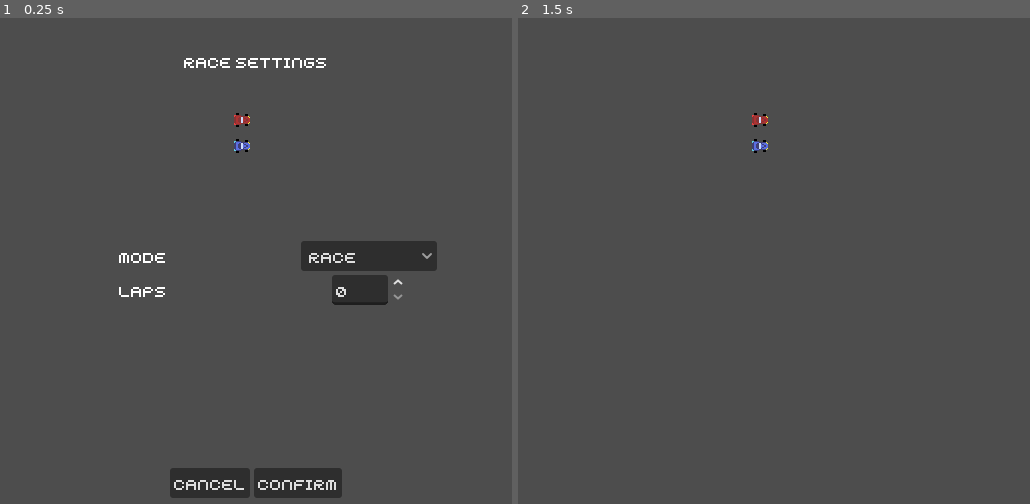
Above: before the commit, frames 1-2 (left to right).
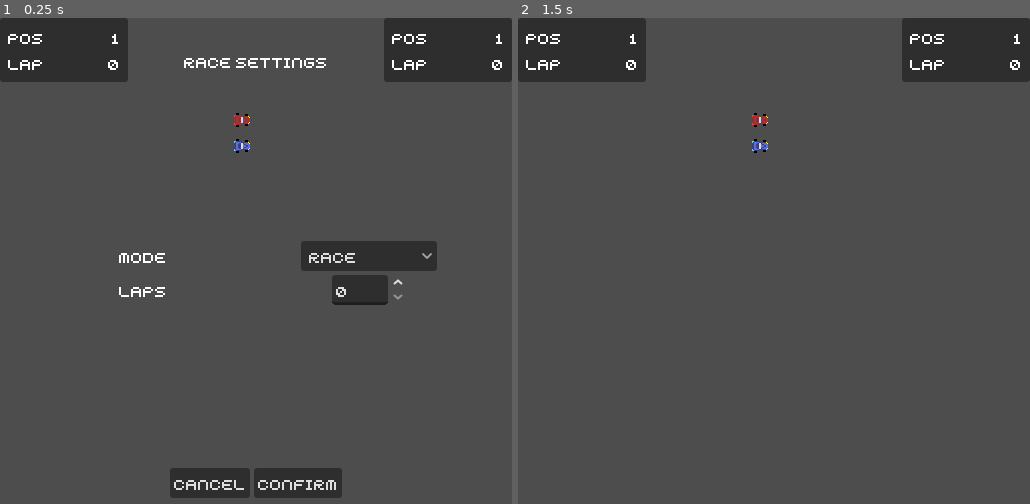
Above: after the commit, the same moments.

Repository: Alexander-Jordan/indy-500-godot
Game: Godot game, scene res://stages/main.tscn
The game is run twice, just before and just after one commit, with the same random seed, the same clock (stepped at 60 frames per second) and the same inputs.
Inputs:
- Up to frame 1 (0.25 s): no input
- Up to frame 2 (1.5 s): click "CONFIRM" at 0.5 s; tap Enter at 1.25 s

The runs differ from the first frame. In frame 1, 6.6% of the frame differs, in the area x 0-100%, y 0-14%; in frame 2, 6.6%.

Commit message:
Create the UI for race and time trial, and make it work as a first draft

Diff:
--- a/entities/car/car.gd
+++ b/entities/car/car.gd
@@ -60,7 +60,7 @@
 	race_tracker.laps.best_changed.connect(func(best: Lap): print('[%s] Best: ' % [player], best))
 	race_tracker.laps.finished.connect(func(laps: Laps): print('[%s] Finished!\n' % player, laps))
 	race_tracker.laps.lap_ended.connect(func(lap: Lap, lap_count: int): print('[%s] L%s: ' % [player, str(lap_count)], lap))
-	race_tracker.laps.lap_started.connect(func(lap: int): print('[%s] L%s started' % [player, str(lap)]))
+	race_tracker.laps.lap_started.connect(func(_lap: Lap, number: int): print('[%s] L%s started' % [player, str(number)]))
 	race_tracker.laps.optimal_changed.connect(func(optimal: Lap): print('[%s] Optimal:' % [player], optimal))
 
 func calculate_steering(delta: float) -> void:
--- a/entities/race_tracker/lap/lap.gd
+++ b/entities/race_tracker/lap/lap.gd
@@ -15,7 +15,7 @@
 	var seconds: int = int(int(time) % 60)
 	var milliseconds: int = int((time - int(time)) * 1000)
 
-	return "%d:%02d.%03d [%s]" % [minutes, seconds, milliseconds, sectors]
+	return "%d:%02d.%03d" % [minutes, seconds, milliseconds]
 
 func set_from_other(other: Lap) -> Lap:
 	finished = other.finished
--- a/entities/race_tracker/lap/laps.gd
+++ b/entities/race_tracker/lap/laps.gd
@@ -9,7 +9,7 @@
 signal best_changed(best: Lap)
 signal finished(laps: Laps)
 signal lap_ended(lap: Lap, number: int)
-signal lap_started(number: int)
+signal lap_started(lap: Lap, number: int)
 signal optimal_changed(optimal: Lap)
 
 func _to_string() -> String:
@@ -36,7 +36,7 @@
 func new_lap() -> void:
 	current = Lap.new()
 	all.append(current)
-	lap_started.emit(all.size())
+	lap_started.emit(current, all.size())
 
 func reset() -> void:
 	all = []
--- a/stages/main.tscn
+++ b/stages/main.tscn
@@ -6,6 +6,7 @@
 [ext_resource type="Texture2D" uid="uid://x8u2oh50r6uw" path="res://entities/car/car_blue.png" id="4_fejr8"]
 [ext_resource type="Script" uid="uid://c0m5wq5p2kki7" path="res://entities/race_tracker/checkpoint/checkpoint.gd" id="6_5sjox"]
 [ext_resource type="PackedScene" uid="uid://certwioknxlwh" path="res://ui/ui_race_settings/ui_race_settings.tscn" id="6_byaf2"]
+[ext_resource type="PackedScene" uid="uid://c5g83xfmsr2l5" path="res://ui/laps/ui_laps.tscn" id="7_byaf2"]
 
 [sub_resource type="WorldBoundaryShape2D" id="WorldBoundaryShape2D_72s8x"]
 normal = Vector2(0, 1)
@@ -116,3 +117,16 @@
 [node name="CanvasLayer" type="CanvasLayer" parent="."]
 
 [node name="UIRaceSettings" parent="CanvasLayer" instance=ExtResource("6_byaf2")]
+
+[node name="UILaps" parent="CanvasLayer" node_paths=PackedStringArray("car") instance=ExtResource("7_byaf2")]
+car = NodePath("../../Car")
+
+[node name="UILaps2" parent="CanvasLayer" node_paths=PackedStringArray("car") instance=ExtResource("7_byaf2")]
+anchors_preset = 1
+anchor_left = 1.0
+anchor_right = 1.0
+offset_left = -128.0
+offset_right = 0.0
+grow_horizontal = 0
+car = NodePath("../../Car2")
+disable_time_trial = true
--- /dev/null
+++ b/ui/laps/race/ui_race.gd
@@ -0,0 +1,30 @@
+class_name UIRace extends PanelContainer
+
+@onready var label_lap_number: Label = $MarginContainer/VBoxContainer/HBoxContainer2/label_lap_number
+
+var disabled: bool = false:
+	set(d):
+		if d == disabled:
+			return
+		disabled = d
+		visible = !d
+var laps: Laps = null:
+	set(l):
+		if disabled or l == laps:
+			return
+		if laps != null:
+			laps_signals_disconnect(laps)
+		laps = l
+		if l != null:
+			laps_signals_connect(l)
+	get:
+		return laps if !disabled else null
+
+func laps_signals_connect(laps: Laps) -> void:
+	laps.lap_started.connect(on_lap_started)
+
+func laps_signals_disconnect(laps: Laps) -> void:
+	laps.lap_started.disconnect(on_lap_started)
+
+func on_lap_started(lap: Lap, number: int) -> void:
+	label_lap_number.text = str(number)
--- /dev/null
+++ b/ui/laps/race/ui_race.tscn
@@ -0,0 +1,59 @@
+[gd_scene load_steps=3 format=3 uid="uid://y7lmrlgsrfle"]
+
+[ext_resource type="Theme" uid="uid://cfpqv3k0la1oe" path="res://base_theme.tres" id="1_vhtr8"]
+[ext_resource type="Script" uid="uid://b6xcnbsb0ihlu" path="res://ui/laps/race/ui_race.gd" id="2_j6xho"]
+
+[node name="UIRace" type="PanelContainer"]
+custom_minimum_size = Vector2(128, 0)
+offset_right = 128.0
+offset_bottom = 48.0
+theme = ExtResource("1_vhtr8")
+script = ExtResource("2_j6xho")
+
+[node name="MarginContainer" type="MarginContainer" parent="."]
+layout_mode = 2
+theme_override_constants/margin_left = 8
+theme_override_constants/margin_top = 8
+theme_override_constants/margin_right = 8
+theme_override_constants/margin_bottom = 8
+
+[node name="VBoxContainer" type="VBoxContainer" parent="MarginContainer"]
+layout_mode = 2
+
+[node name="HBoxContainer" type="HBoxContainer" parent="MarginContainer/VBoxContainer"]
+layout_mode = 2
+
+[node name="Label" type="Label" parent="MarginContainer/VBoxContainer/HBoxContainer"]
+layout_mode = 2
+size_flags_horizontal = 2
+text = "POS"
+horizontal_alignment = 1
+vertical_alignment = 1
+uppercase = true
+
+[node name="label_position" type="Label" parent="MarginContainer/VBoxContainer/HBoxContainer"]
+layout_mode = 2
+size_flags_horizontal = 10
+text = "1"
+horizontal_alignment = 1
+vertical_alignment = 1
+uppercase = true
+
+[node name="HBoxContainer2" type="HBoxContainer" parent="MarginContainer/VBoxContainer"]
+layout_mode = 2
+
+[node name="Label" type="Label" parent="MarginContainer/VBoxContainer/HBoxContainer2"]
+layout_mode = 2
+size_flags_horizontal = 2
+text = "LAP"
+horizontal_alignment = 1
+vertical_alignment = 1
+uppercase = true
+
+[node name="label_lap_number" type="Label" parent="MarginContainer/VBoxContainer/HBoxContainer2"]
+layout_mode = 2
+size_flags_horizontal = 10
+text = "0"
+horizontal_alignment = 1
+vertical_alignment = 1
+uppercase = true
--- /dev/null
+++ b/ui/laps/time_trial/ui_time_trial.gd
@@ -0,0 +1,55 @@
+class_name UITimeTrial extends PanelContainer
+
+@onready var hboxcontainer_best: HBoxContainer = $MarginContainer/VBoxContainer/hboxcontainer_best
+@onready var hboxcontainer_optimal: HBoxContainer = $MarginContainer/VBoxContainer/hboxcontainer_optimal
+@onready var label_best_time: Label = $MarginContainer/VBoxContainer/hboxcontainer_best/label_best_time
+@onready var label_optimal_time: Label = $MarginContainer/VBoxContainer/hboxcontainer_optimal/label_optimal_time
+@onready var label_sector_1: Label = $MarginContainer/VBoxContainer/hboxcontainer_sectors/panelcontainer_sector1/label_sector1
+@onready var label_sector_2: Label = $MarginContainer/VBoxContainer/hboxcontainer_sectors/panelcontainer_sector2/label_sector2
+@onready var label_sector_3: Label = $MarginContainer/VBoxContainer/hboxcontainer_sectors/panelcontainer_sector3/label_sector3
+@onready var label_time: Label = $MarginContainer/VBoxContainer/HBoxContainer/label_time
+@onready var panelcontainer_sector_1: PanelContainer = $MarginContainer/VBoxContainer/hboxcontainer_sectors/panelcontainer_sector1
+@onready var panelcontainer_sector_2: PanelContainer = $MarginContainer/VBoxContainer/hboxcontainer_sectors/panelcontainer_sector2
+@onready var panelcontainer_sector_3: PanelContainer = $MarginContainer/VBoxContainer/hboxcontainer_sectors/panelcontainer_sector3
+
+var disabled: bool = false:
+	set(d):
+		if d == disabled:
+			return
+		disabled = d
+		visible = !d
+var laps: Laps = null:
+	set(l):
+		if l == laps:
+			return
+		if laps != null:
+			laps_signals_disconnect(laps)
+		laps = l
+		if l != null:
+			laps_signals_connect(l)
+	get:
+		return laps if !disabled else null
+
+func _process(delta: float) -> void:
+	if disabled or laps == null or laps.current == null:
+		return
+	label_time.text = laps.current._to_string()
+
+func laps_signals_connect(laps: Laps) -> void:
+	laps.best_changed.connect(on_best_changed)
+	laps.lap_ended.connect(on_lap_ended)
+	laps.optimal_changed.connect(on_optimal_changed)
+
+func laps_signals_disconnect(laps: Laps) -> void:
+	laps.best_changed.disconnect(on_best_changed)
+	laps.lap_ended.disconnect(on_lap_ended)
+	laps.optimal_changed.disconnect(on_optimal_changed)
+
+func on_best_changed(best: Lap) -> void:
+	label_best_time.text = best._to_string()
+
+func on_lap_ended(lap: Lap, number: int) -> void:
+	pass
+
+func on_optimal_changed(optimal: Lap) -> void:
+	label_optimal_time.text = optimal._to_string()
--- /dev/null
+++ b/ui/laps/time_trial/ui_time_trial.tscn
@@ -0,0 +1,119 @@
+[gd_scene load_steps=4 format=3 uid="uid://bd0y5dvodqn2e"]
+
+[ext_resource type="Theme" uid="uid://cfpqv3k0la1oe" path="res://base_theme.tres" id="1_lvk6g"]
+[ext_resource type="Script" uid="uid://dja77sui7370y" path="res://ui/laps/time_trial/ui_time_trial.gd" id="2_ceytw"]
+
+[sub_resource type="StyleBoxFlat" id="StyleBoxFlat_irdm7"]
+
+[node name="UITimeTrial" type="PanelContainer"]
+custom_minimum_size = Vector2(128, 0)
+offset_right = 128.0
+offset_bottom = 67.0
+theme = ExtResource("1_lvk6g")
+script = ExtResource("2_ceytw")
+
+[node name="MarginContainer" type="MarginContainer" parent="."]
+layout_mode = 2
+theme_override_constants/margin_left = 8
+theme_override_constants/margin_top = 8
+theme_override_constants/margin_right = 8
+theme_override_constants/margin_bottom = 8
+
+[node name="VBoxContainer" type="VBoxContainer" parent="MarginContainer"]
+layout_mode = 2
+
+[node name="hboxcontainer_sectors" type="HBoxContainer" parent="MarginContainer/VBoxContainer"]
+layout_mode = 2
+
+[node name="panelcontainer_sector1" type="PanelContainer" parent="MarginContainer/VBoxContainer/hboxcontainer_sectors"]
+layout_mode = 2
+size_flags_horizontal = 3
+theme_override_styles/panel = SubResource("StyleBoxFlat_irdm7")
+
+[node name="label_sector1" type="Label" parent="MarginContainer/VBoxContainer/hboxcontainer_sectors/panelcontainer_sector1"]
+layout_mode = 2
+theme_override_font_sizes/font_size = 8
+text = "S1"
+horizontal_alignment = 1
+vertical_alignment = 1
+uppercase = true
+
+[node name="panelcontainer_sector2" type="PanelContainer" parent="MarginContainer/VBoxContainer/hboxcontainer_sectors"]
+layout_mode = 2
+size_flags_horizontal = 3
+theme_override_styles/panel = SubResource("StyleBoxFlat_irdm7")
+
+[node name="label_sector2" type="Label" parent="MarginContainer/VBoxContainer/hboxcontainer_sectors/panelcontainer_sector2"]
+layout_mode = 2
+theme_override_font_sizes/font_size = 8
+text = "S2"
+horizontal_alignment = 1
+vertical_alignment = 1
+uppercase = true
+
+[node name="panelcontainer_sector3" type="PanelContainer" parent="MarginContainer/VBoxContainer/hboxcontainer_sectors"]
+layout_mode = 2
+size_flags_horizontal = 3
+theme_override_styles/panel = SubResource("StyleBoxFlat_irdm7")
+
+[node name="label_sector3" type="Label" parent="MarginContainer/VBoxContainer/hboxcontainer_sectors/panelcontainer_sector3"]
+layout_mode = 2
+theme_override_font_sizes/font_size = 8
+text = "S3"
+horizontal_alignment = 1
+vertical_alignment = 1
+uppercase = true
+
+[node name="HBoxContainer" type="HBoxContainer" parent="MarginContainer/VBoxContainer"]
+layout_mode = 2
+size_flags_vertical = 2
+
+[node name="label_time" type="Label" parent="MarginContainer/VBoxContainer/HBoxContainer"]
+layout_mode = 2
+size_flags_horizontal = 10
+theme_override_font_sizes/font_size = 16
+text = "00:00.000"
+vertical_alignment = 1
+uppercase = true
+
+[node name="hboxcontainer_best" type="HBoxContainer" parent="MarginContainer/VBoxContainer"]
+layout_mode = 2
+size_flags_vertical = 2
+
+[node name="Label" type="Label" parent="MarginContainer/VBoxContainer/hboxcontainer_best"]
+layout_mode = 2
+size_flags_horizontal = 2
+theme_override_font_sizes/font_size = 8
+text = "BEST"
+horizontal_alignment = 1
+vertical_alignment = 1
+
+[node name="label_best_time" type="Label" parent="MarginContainer/VBoxContainer/hboxcontainer_best"]
+layout_mode = 2
+size_flags_horizontal = 10
+theme_override_font_sizes/font_size = 8
+text = "00:00.000"
+horizontal_alignment = 1
+vertical_alignment = 1
+uppercase = true
+
+[node name="hboxcontainer_optimal" type="HBoxContainer" parent="MarginContainer/VBoxContainer"]
+layout_mode = 2
+size_flags_vertical = 2
+
+[node name="Label" type="Label" parent="MarginContainer/VBoxContainer/hboxcontainer_optimal"]
+layout_mode = 2
+size_flags_horizontal = 2
+theme_override_font_sizes/font_size = 8
+text = "OPTIMAL"
+horizontal_alignment = 1
+vertical_alignment = 1
+
+[node name="label_optimal_time" type="Label" parent="MarginContainer/VBoxContainer/hboxcontainer_optimal"]
+layout_mode = 2
+size_flags_horizontal = 10
+theme_override_font_sizes/font_size = 8
+text = "00:00.000"
+horizontal_alignment = 1
+vertical_alignment = 1
+uppercase = true
--- /dev/null
+++ b/ui/laps/ui_laps.gd
@@ -0,0 +1,23 @@
+class_name UILaps extends VBoxContainer
+
+@export var car: Car
+@export var disable_time_trial: bool = false
+
+@onready var ui_race: UIRace = $UIRace
+@onready var ui_time_trial: UITimeTrial = $UITimeTrial
+
+func _ready() -> void:
+	GM.race_settings.mode_changed.connect(sync_with_mode)
+
+	sync_with_mode(GM.race_settings.mode)
+	ui_race.laps = car.race_tracker.laps
+	ui_time_trial.laps = car.race_tracker.laps
+
+func sync_with_mode(mode: RaceSettings.Mode) -> void:
+	match mode:
+		RaceSettings.Mode.RACE:
+			ui_race.disabled = false
+			ui_time_trial.disabled = true
+		RaceSettings.Mode.TIME_TRIAL:
+			ui_race.disabled = true
+			ui_time_trial.disabled = disable_time_trial
--- /dev/null
+++ b/ui/laps/ui_laps.tscn
@@ -0,0 +1,18 @@
+[gd_scene load_steps=5 format=3 uid="uid://c5g83xfmsr2l5"]
+
+[ext_resource type="Theme" uid="uid://cfpqv3k0la1oe" path="res://base_theme.tres" id="1_irdm7"]
+[ext_resource type="PackedScene" uid="uid://y7lmrlgsrfle" path="res://ui/laps/race/ui_race.tscn" id="2_5jd1g"]
+[ext_resource type="PackedScene" uid="uid://bd0y5dvodqn2e" path="res://ui/laps/time_trial/ui_time_trial.tscn" id="2_dkcim"]
+[ext_resource type="Script" uid="uid://dis86arvb0b8s" path="res://ui/laps/ui_laps.gd" id="2_lnacl"]
+
+[node name="UILaps" type="VBoxContainer"]
+offset_right = 128.0
+offset_bottom = 151.0
+theme = ExtResource("1_irdm7")
+script = ExtResource("2_lnacl")
+
+[node name="UIRace" parent="." instance=ExtResource("2_5jd1g")]
+layout_mode = 2
+
+[node name="UITimeTrial" parent="." instance=ExtResource("2_dkcim")]
+layout_mode = 2
Not shown: 1 places in stages/main.tscn that only renumber resources
Not shown, added: ui/laps/race/ui_race.gd.uid
Not shown, added: ui/laps/time_trial/ui_time_trial.gd.uid
Not shown, added: ui/laps/ui_laps.gd.uid
